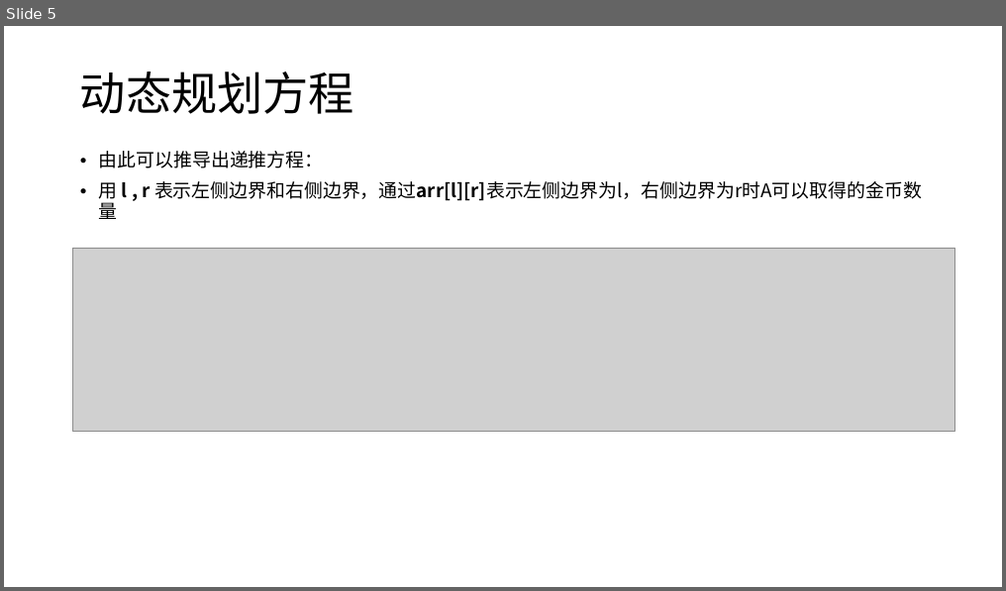
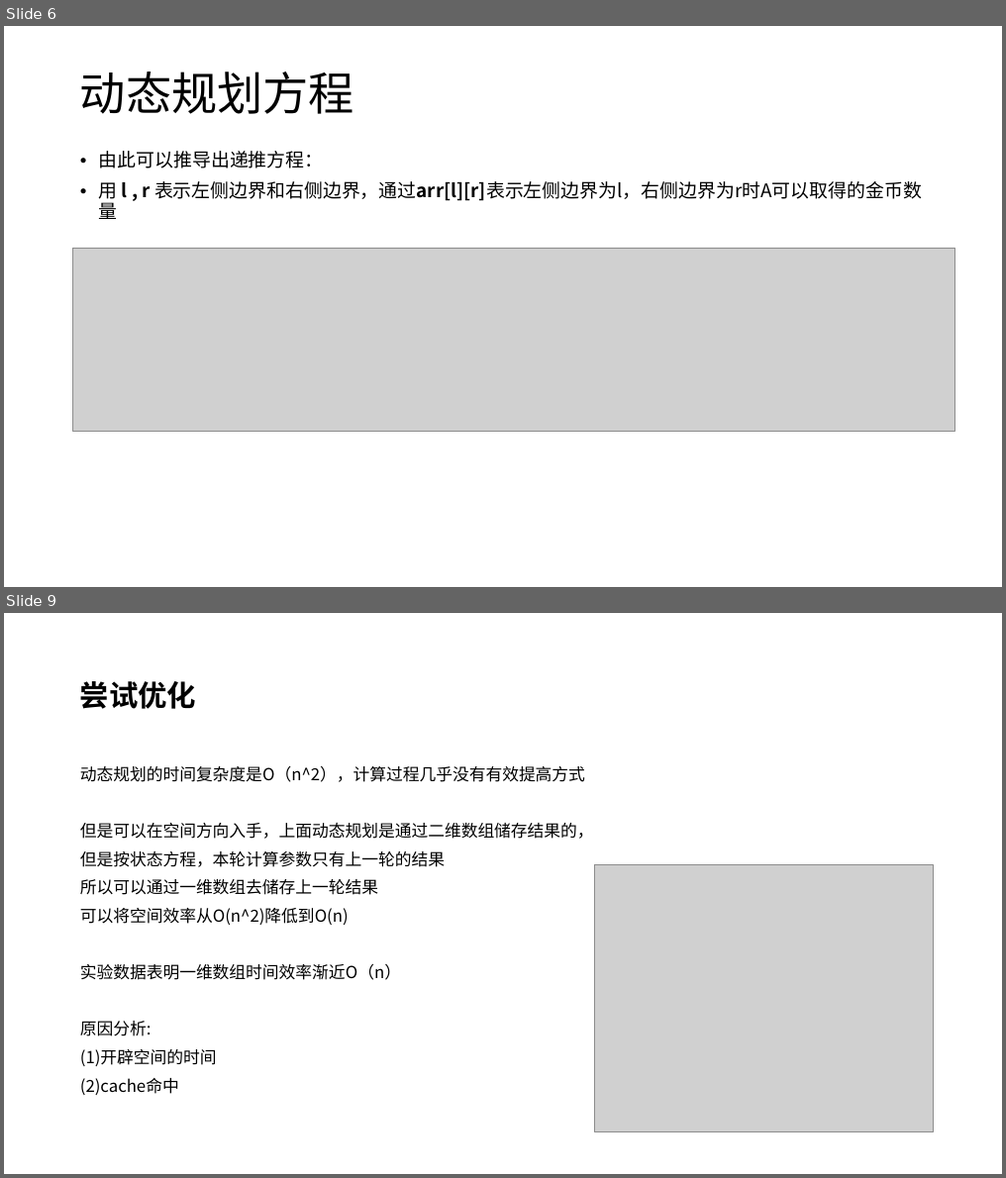
Before and after one commit to VirtualPuffer/Algorithm_Experiment, a slide deck: report/实验4/算法实验04.pptx. Shown one above the other, each under a label of ours: slide 5 before the commit, slides 6 and 9 after it; the slides between them are not shown. The pictures are 1006x591 and 1006x1178 pixels, drawn with LibreOffice and Linux fonts; fonts in the diff are those of the drawing; grey boxes stand for pictures. Boxes give left, top, right and bottom in pixels: in the first picture for what was removed or moved away, otherwise in the second. Text is boxed around its words. In the diff, an @@ line names an element or a change of style, - is before the commit and + after.

Commit message:
实验四完整报告

```diff
--- a/report/实验4/算法实验04.pptx
+++ b/report/实验4/算法实验04.pptx
@@ slide 9 added at <box>4,613,1002,1174</box>, background #FFFFFF @@
@@ title added at <box>80,681,196,709</box>, 28 pt, text #000000, bold @@
+尝试优化
@@ text added at <box>80,765,594,1095</box>, 16 pt, text #000000 @@
+动态规划的时间复杂度是O（n^2），计算过程几乎没有有效提高方式
+但是可以在空间方向入手，上面动态规划是通过二维数组储存结果的，
+但是按状态方程，本轮计算参数只有上一轮的结果
+所以可以通过一维数组去储存上一轮结果
+可以将空间效率从O(n^2)降低到O(n)
+实验数据表明一维数组时间效率渐近O（n）
+原因分析:
+(1)开辟空间的时间
+(2)cache命中
@@ picture added at <box>594,865,933,1133</box> @@
@@ what was slide 5 is now slide 6 @@
```
Also in this commit, not shown: 2 slides changed, 2 other slides added, 2 other files.
